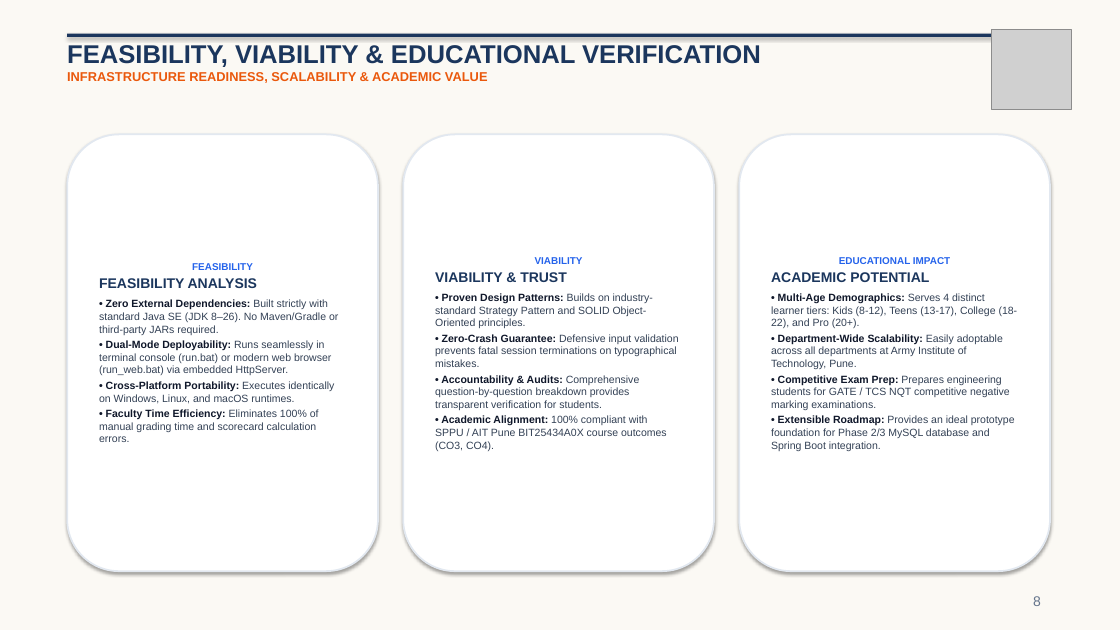
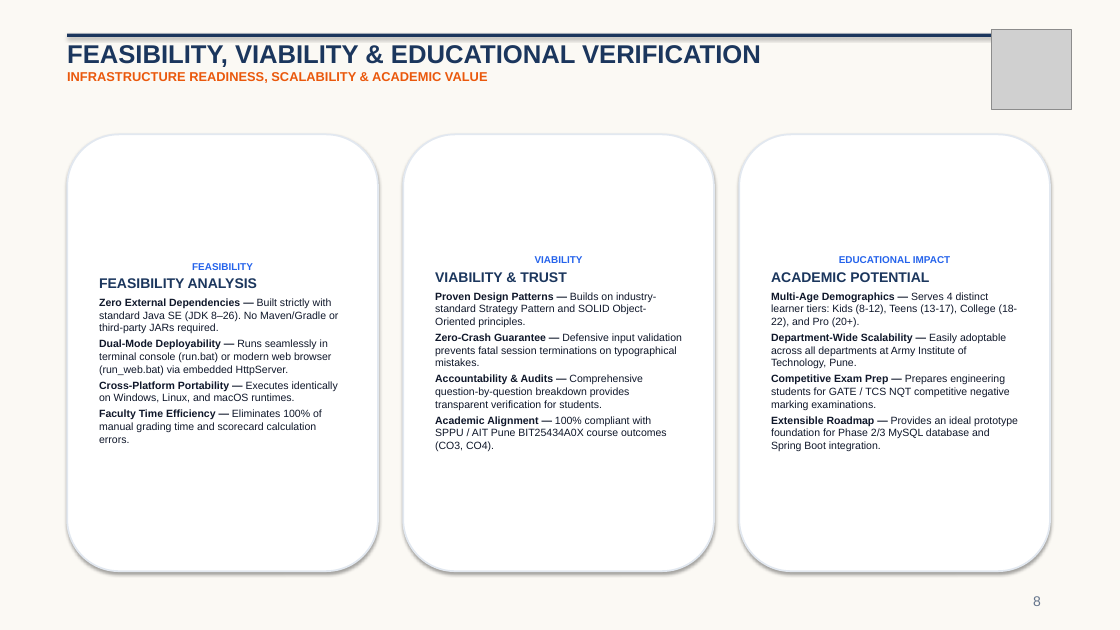
Before and after one commit to abhisheksinghapsb-gif/Online-Quiz-Management-System, a slide deck: slide 8 of Online_Quiz_Management_System_Presentation.pptx. Drawn at 1120x630 pixels with LibreOffice and Linux fonts; fonts in the diff are those of the drawing; grey boxes stand for pictures. Boxes give left, top, right and bottom in pixels: in the first picture for what was removed or moved away, otherwise in the second. Text is boxed around its words. In the diff, an @@ line names an element or a change of style, - is before the commit and + after.

```diff
--- a/Online_Quiz_Management_System_Presentation.pptx
+++ b/Online_Quiz_Management_System_Presentation.pptx
@@ text in rounded rectangle at <box>99,298,338,443</box>: text changed; text colour #334155 to #0F172A @@
-• Zero External Dependencies: Built strictly with standard Java SE (JDK 8–26). No Maven/Gradle or third-party JARs required.
-• Dual-Mode Deployability: Runs seamlessly in terminal console (run.bat) or modern web browser (run_web.bat) via embedded HttpServer.
-• Cross-Platform Portability: Executes identically on Windows, Linux, and macOS runtimes.
-• Faculty Time Efficiency: Eliminates 100% of manual grading time and scorecard calculation errors.
+Zero External Dependencies — Built strictly with standard Java SE (JDK 8–26). No Maven/Gradle or third-party JARs required.
+Dual-Mode Deployability — Runs seamlessly in terminal console (run.bat) or modern web browser (run_web.bat) via embedded HttpServer.
+Cross-Platform Portability — Executes identically on Windows, Linux, and macOS runtimes.
+Faculty Time Efficiency — Eliminates 100% of manual grading time and scorecard calculation errors.
@@ text in rounded rectangle at <box>435,292,682,451</box>: text changed; text colour #334155 to #0F172A @@
-• Proven Design Patterns: Builds on industry-standard Strategy Pattern and SOLID Object-Oriented principles.
-• Zero-Crash Guarantee: Defensive input validation prevents fatal session terminations on typographical mistakes.
-• Accountability & Audits: Comprehensive question-by-question breakdown provides transparent verification for students.
-• Academic Alignment: 100% compliant with SPPU / AIT Pune BIT25434A0X course outcomes (CO3, CO4).
+Proven Design Patterns — Builds on industry-standard Strategy Pattern and SOLID Object-Oriented principles.
+Zero-Crash Guarantee — Defensive input validation prevents fatal session terminations on typographical mistakes.
+Accountability & Audits — Comprehensive question-by-question breakdown provides transparent verification for students.
+Academic Alignment — 100% compliant with SPPU / AIT Pune BIT25434A0X course outcomes (CO3, CO4).
@@ text in rounded rectangle at <box>771,292,1018,451</box>: text changed; text colour #334155 to #0F172A @@
-• Multi-Age Demographics: Serves 4 distinct learner tiers: Kids (8-12), Teens (13-17), College (18-22), and Pro (20+).
-• Department-Wide Scalability: Easily adoptable across all departments at Army Institute of Technology, Pune.
-• Competitive Exam Prep: Prepares engineering students for GATE / TCS NQT competitive negative marking examinations.
-• Extensible Roadmap: Provides an ideal prototype foundation for Phase 2/3 MySQL database and Spring Boot integration.
+Multi-Age Demographics — Serves 4 distinct learner tiers: Kids (8-12), Teens (13-17), College (18-22), and Pro (20+).
+Department-Wide Scalability — Easily adoptable across all departments at Army Institute of Technology, Pune.
+Competitive Exam Prep — Prepares engineering students for GATE / TCS NQT competitive negative marking examinations.
+Extensible Roadmap — Provides an ideal prototype foundation for Phase 2/3 MySQL database and Spring Boot integration.
```
Also in this commit, not shown: 11 other slides changed, 4 slides added, 5 other files.
